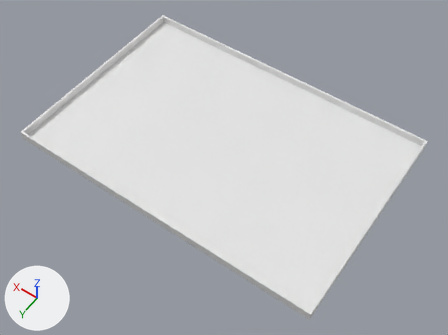
Two versions of the glTF model CFR2024/meshes/table_col.glb, one commit apart.
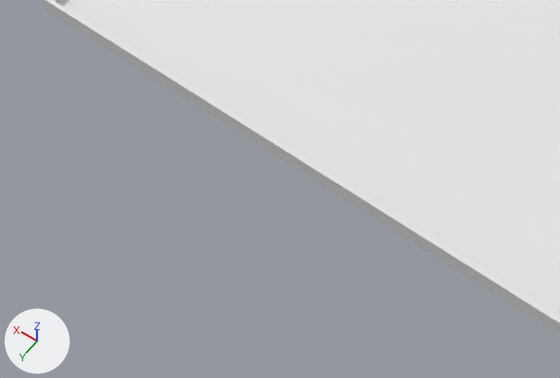
Old and new are each drawn whole from a camera (50 mm lens) standing at (-2.14, 2.97, 4.31) and looking at (-0.14, 0.18, -0.09) and again close up on the part from 0% to 62% of the width and 40% to 96% of the height. The axes (+X, +Y, +Z) are drawn at lower left. The lights are the same throughout. Vertices at the same position are counted once.

Before the edit, the objects in view are built like this:
```python
me_cube_003 = bpy.data.meshes.new('Cube.003')
me_cube_003.from_pydata(...)  # 24 vertices, 52 faces; spans x -1.52..1.52, y -1.02..1.02, z -0.01..0.08
ob_tablecol = bpy.data.objects.new('TableCol', me_cube_003)
ob_tablecol.location = (0.0, 0.0, 0.0)
```
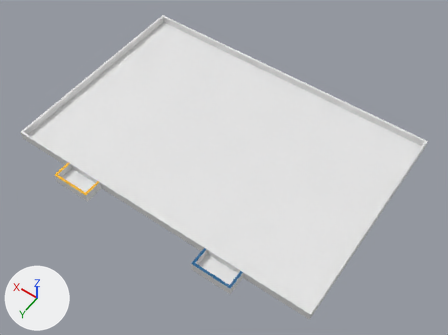
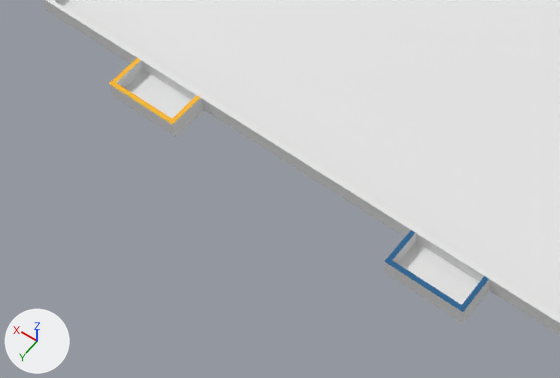
Where the change shows, as pixel boxes [x1, y1, x2, y2] in the close-ups (560 x 378 px):
part 1 of me_cube_003, added
    after: [384, 230, 489, 323]
part 2 of me_cube_003, added
    after: [109, 58, 204, 137]

The change in detail:
Material 'Blue' (mat_blue) is new.
Its base color is (0.0, 0.105, 0.262) (blue #005b8c).
Material 'Yellow' (mat_yellow) is new.
Its base color is (0.93, 0.462, 0.0) (yellow #f7b500).
Material 'SilexGrey' (mat_silexgrey) is new.
Its base color is (0.8, 0.8, 0.8) (white #e7e7e7).
me_cube_003 is used by ob_tablecol; location (0.0, 0.0, 0.0).
me_cube_003 had 24 vertices, 52 faces and spanned x -1.52..1.52, y -1.02..1.02, z -0.01..0.08.
me_cube_003 now has 80 vertices, 156 faces and spans x -1.52..1.52, y -1.02..1.19, z -0.01..0.08.
me_cube_003 part 1: a new loose piece of 28 vertices spanning x -0.92..-0.55, y 1.02..1.19, z -0.01..0.08.
me_cube_003 part 2: a new loose piece of 28 vertices spanning x 0.55..0.92, y 1.02..1.19, z -0.01..0.08.
me_cube_003 now uses material mat_silexgrey (white #e7e7e7).
me_cube_003 now uses material mat_blue (blue #005b8c).
me_cube_003 now uses material mat_yellow (yellow #f7b500).
